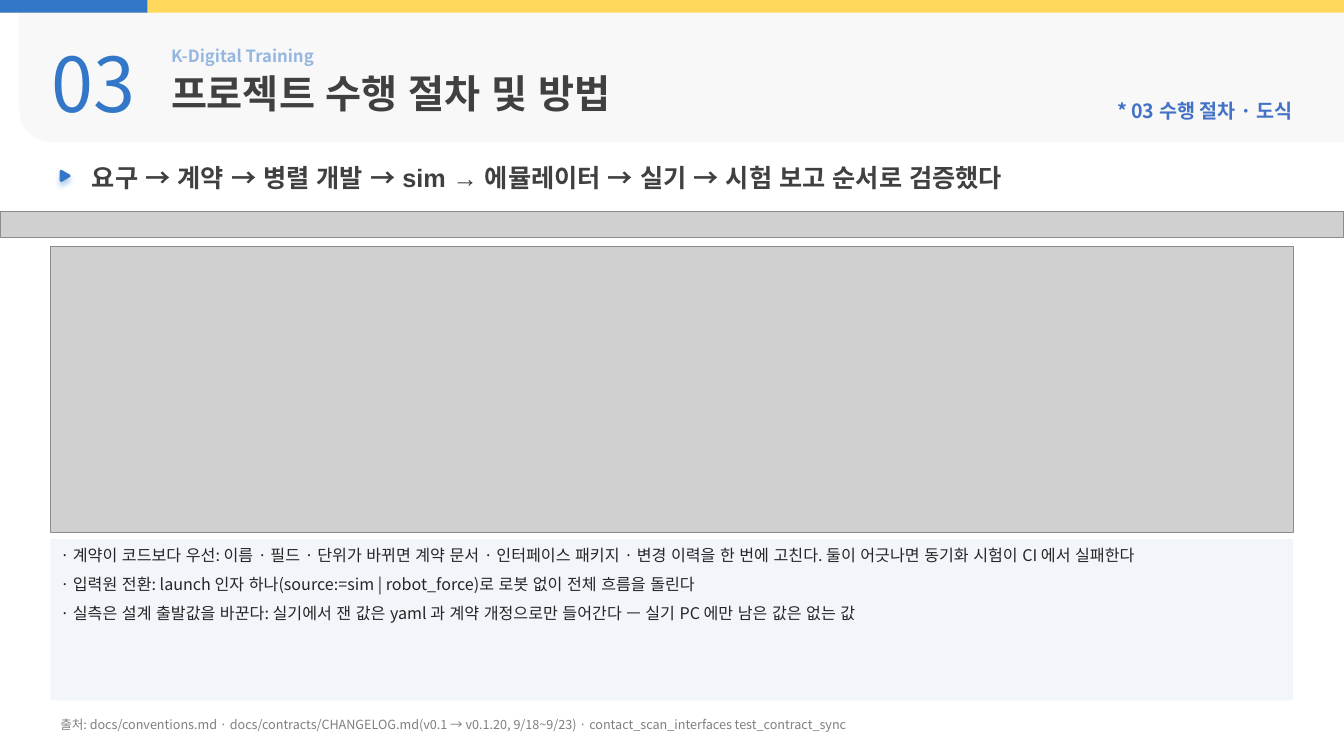
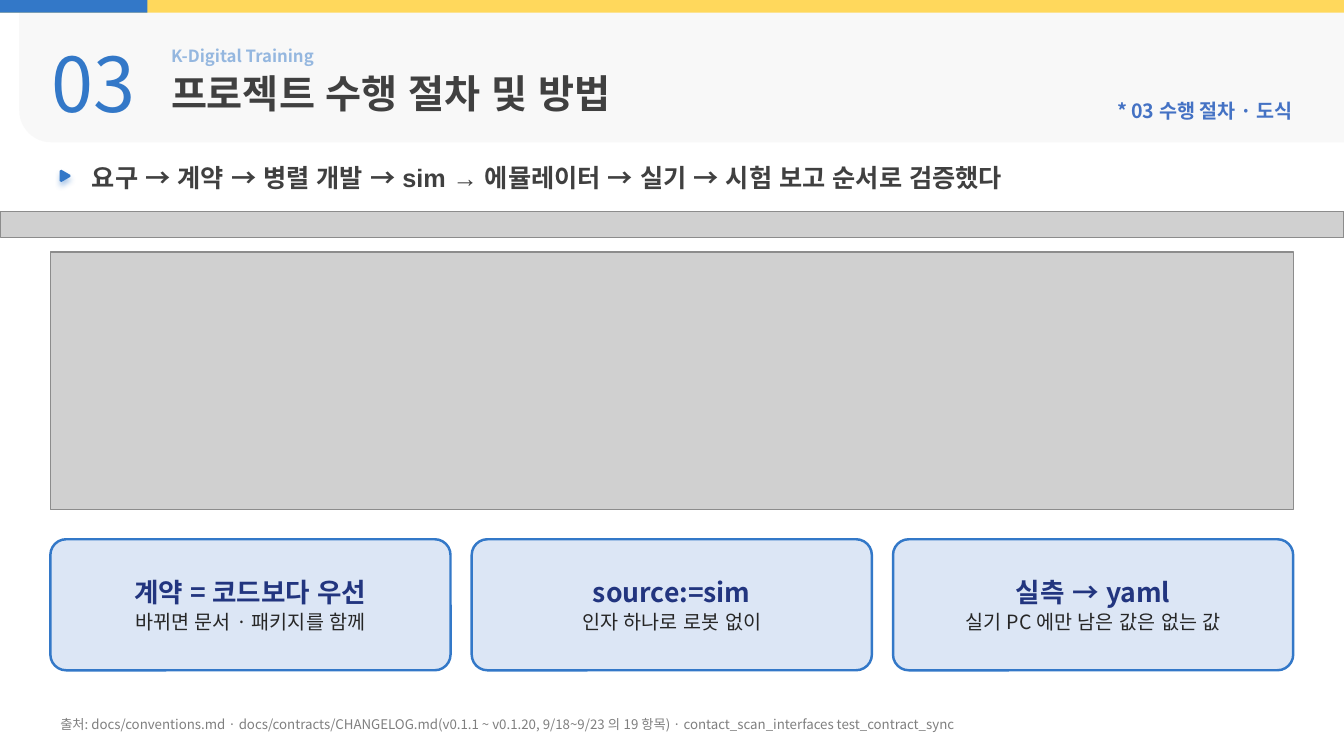
Before and after one commit to yujh5537/rokey_cobot1_Weld-Made, a slide deck: slide 9 of docs/presentation/slides-byeonghu.pptx. Drawn at 1344x756 pixels with LibreOffice and Linux fonts; fonts in the diff are those of the drawing; grey boxes stand for pictures; background and template pictures are left out. Boxes give left, top, right and bottom in pixels: in the first picture for what was removed or moved away, otherwise in the second. Text is boxed around its words. In the diff, an @@ line names an element or a change of style, - is before the commit and + after.

```diff
--- a/docs/presentation/slides-byeonghu.pptx
+++ b/docs/presentation/slides-byeonghu.pptx
@@ picture: place and size @@
-picture at <box>50,247,1294,532</box>
+picture at <box>50,252,1294,510</box>
@@ rectangle removed at <box>50,539,1294,701</box> @@
-· 계약이 코드보다 우선: 이름 · 필드 · 단위가 바뀌면 계약 문서 · 인터페이스 패키지 · 변경 이력을 한 번에 고친다. 둘이 어긋나면 동기화 시험이 CI 에서 실패한다
-· 입력원 전환: launch 인자 하나(source:=sim | robot_force)로 로봇 없이 전체 흐름을 돌린다
-· 실측은 설계 출발값을 바꾼다: 실기에서 잰 값은 yaml 과 계약 개정으로만 들어간다 — 실기 PC 에만 남은 값은 없는 값
@@ rounded rectangle added at <box>50,539,451,670</box>, fill #DCE6F5, outline #3378C8 1.75 pt, 14 pt, text #262626 @@
+계약 = 코드보다 우선
+바뀌면 문서 · 패키지를 함께
@@ rounded rectangle added at <box>472,539,872,670</box>, fill #DCE6F5, outline #3378C8 1.75 pt, 19 pt, text #22357F, bold @@
+source:=sim
+인자 하나로 로봇 없이
@@ rounded rectangle added at <box>893,539,1294,670</box>, fill #DCE6F5, outline #3378C8 1.75 pt, 14 pt, text #262626 @@
+실측 → yaml
+실기 PC 에만 남은 값은 없는 값
@@ text at <box>60,718,954,732</box>: text changed; size 9 to 9.5 pt @@
-출처: docs/conventions.md · docs/contracts/CHANGELOG.md(v0.1 → v0.1.20, 9/18~9/23) · contact_scan_interfaces test_contract_sync
+출처: docs/conventions.md · docs/contracts/CHANGELOG.md(v0.1.1 ~ v0.1.20, 9/18~9/23 의 19 항목) · contact_scan_interfaces test_contract_sync
```
Also in this commit, not shown: 16 other slides changed, 27 other files.
